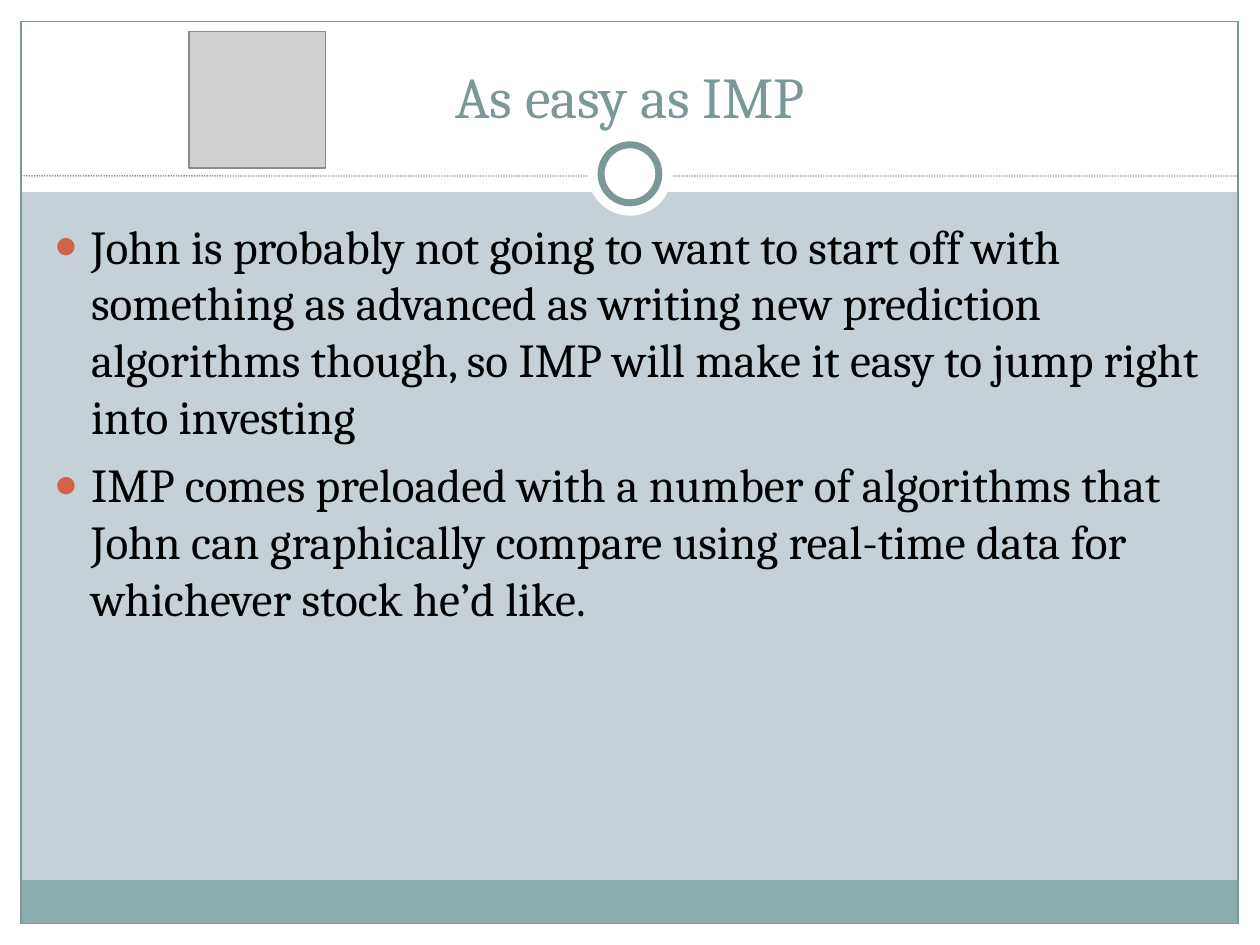
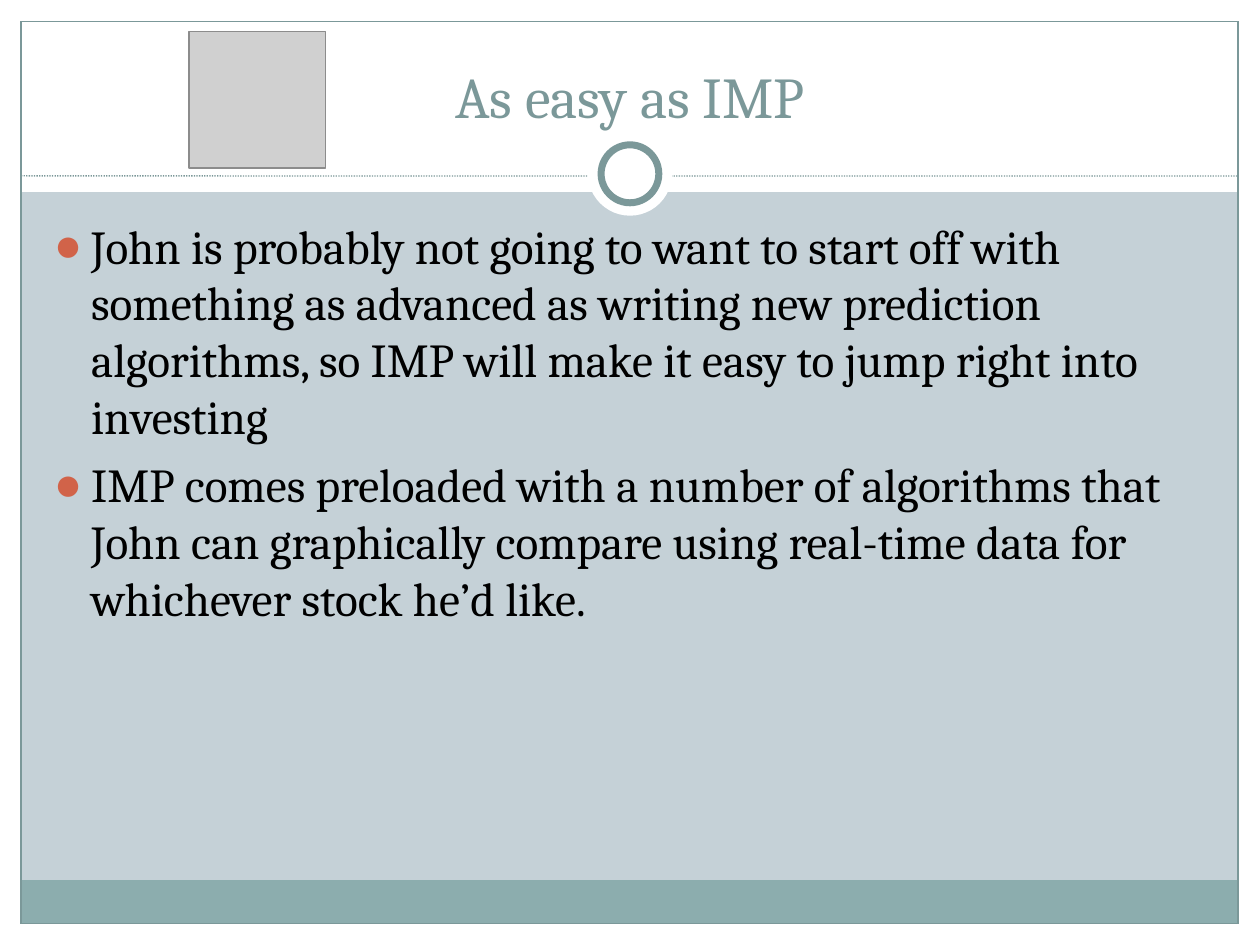
Before and after one commit to ChrisBye/rpi-imp, a slide deck: slide 11 of final presentation/sdd_final_presentation.ppt. Drawn at 1260x945 pixels with LibreOffice and Linux fonts; fonts in the diff are those of the drawing; grey boxes stand for pictures. Boxes give left, top, right and bottom in pixels: in the first picture for what was removed or moved away, otherwise in the second. Text is boxed around its words. In the diff, an @@ line names an element or a change of style, - is before the commit and + after.

```diff
--- a/final presentation/sdd_final_presentation.ppt
+++ b/final presentation/sdd_final_presentation.ppt
@@ text at (91,230,1138,444): text changed @@
-● John is probably not going to want to start off with something as advanced as writing new prediction algorithms though, so IMP will make it easy to jump right into investing
+● John is probably not going to want to start off with something as advanced as writing new prediction algorithms, so IMP will make it easy to jump right into investing
```
Also in this commit, not shown: 2 other slides changed, 1 other file.
